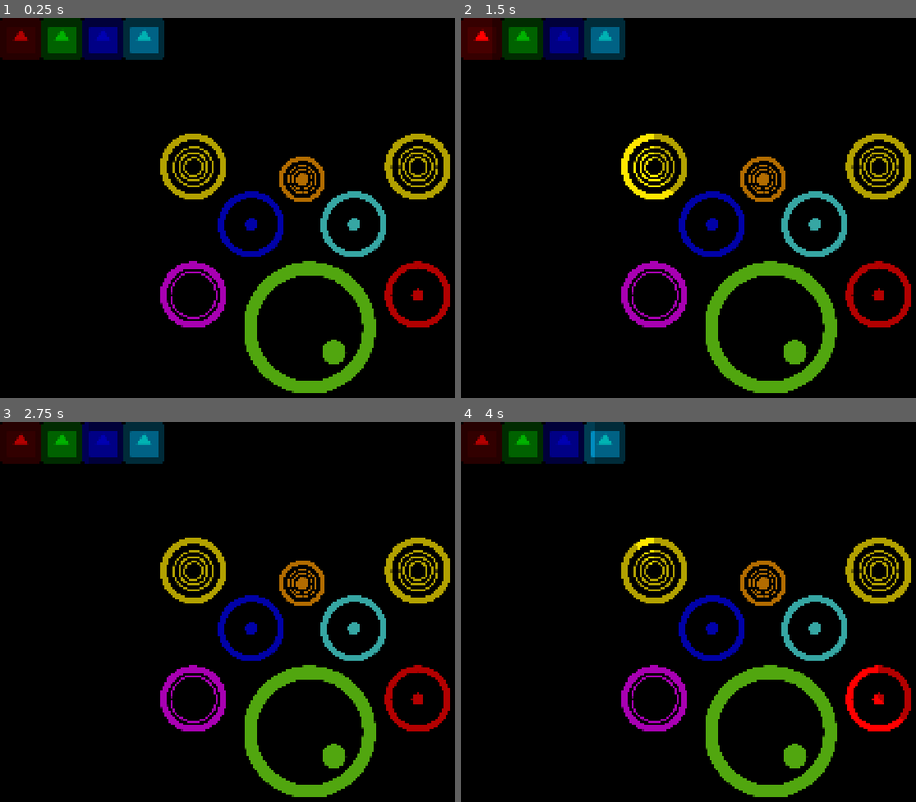
Above: before the commit, frames 1-4 (two rows, left to right).
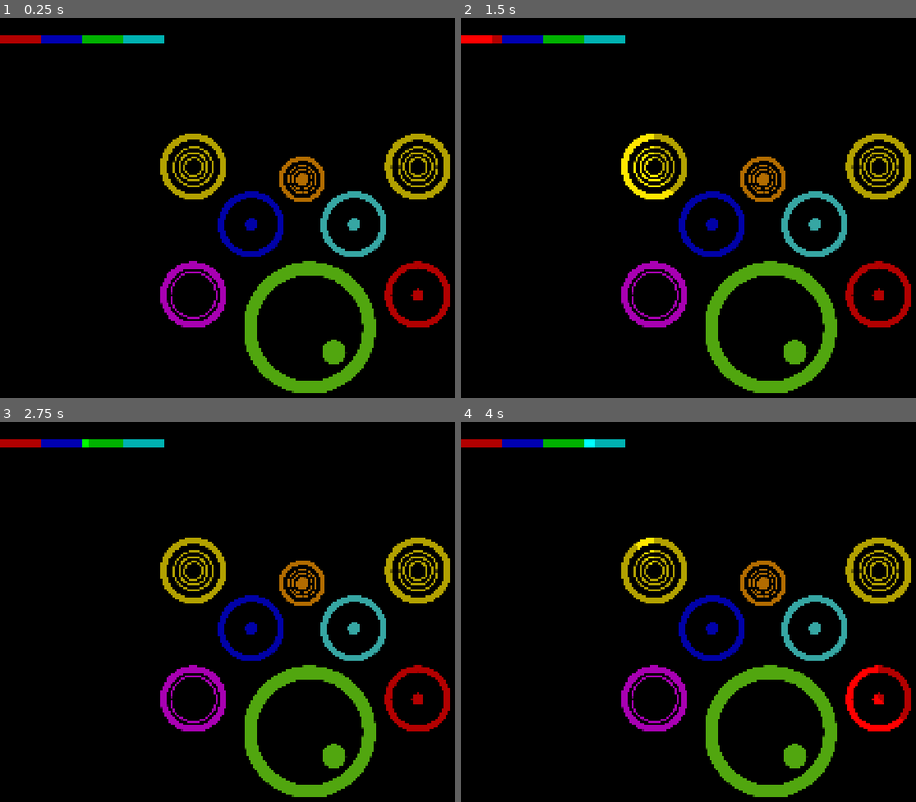
Above: after the commit, the same moments.

Repository: ccmorataya/gd_drum_machine
Game: Godot game, scene res://scenes/root.tscn
The game is run twice, just before and just after one commit, with the same random seed, the same clock (stepped at 60 frames per second) and the same inputs. The project has no main scene, so this scene is started directly. The engine's default icon, where the game draws it, is replaced by a stand-in: a white triangle on a blue panel in a dark square.
Inputs:
- Up to frame 1 (0.25 s): no input
- Up to frame 2 (1.5 s): tap Enter at 0.5 s; tap Space (bass) at 0.6 s; tap W (cowbell) at 0.8, 1.35 s; hold S from 1.28 s (still down)
- Up to frame 3 (2.75 s): tap E (cymbal_pedal) at 1.55, 2.1 s; release S at 2.03 s; tap I (heavy_kick) at 2.3 s
- Up to frame 4 (4 s): tap I (heavy_kick) at 2.85 s; tap O (roll) at 3.05, 3.6 s; hold S from 3.53 s (still down); tap K (snare) at 3.8 s

The runs differ from the first frame. In frame 1, 3.9% of the frame differs, in the area x 0-37%, y 0-12%; in frame 2, 3.9%; in frame 3, 3.9%; in frame 4, 3.9%.

Commit message:
Add bars for other instruments

Diff:
--- a/scenes/root.tscn
+++ b/scenes/root.tscn
@@ -8,7 +8,10 @@
 [ext_resource path="res://sprites/cymbal.svg" type="Texture" id=6]
 [ext_resource path="res://sprites/splash.svg" type="Texture" id=7]
 [ext_resource path="res://sprites/snare.svg" type="Texture" id=8]
-[ext_resource path="res://icon.png" type="Texture" id=9]
+[ext_resource path="res://sprites/bar_1_red.svg" type="Texture" id=9]
+[ext_resource path="res://sprites/bar_2_blue.svg" type="Texture" id=10]
+[ext_resource path="res://sprites/bar_3_green.svg" type="Texture" id=11]
+[ext_resource path="res://sprites/bar_4_cyan.svg" type="Texture" id=12]
 
 [node name="root" type="Node2D"]
 script = ExtResource( 1 )
@@ -94,37 +97,33 @@
 fill_mode = 5
 
 [node name="tp_cowbell" type="TextureProgress" parent="."]
-tint_under = Color( 1, 0, 0, 0.7 )
-tint_progress = Color( 1, 0, 0, 1 )
+tint_under = Color( 1, 1, 1, 0.7 )
 rect_position = Vector2( 0, 0 )
-rect_scale = Vector2( 1, 1 )
+rect_scale = Vector2( 0.0625, 0.0625 )
 texture_under = ExtResource( 9 )
 texture_progress = ExtResource( 9 )
 fill_mode = 0
 
 [node name="tp_cymbal_pedal" type="TextureProgress" parent="."]
-tint_under = Color( 0, 1, 0, 0.7 )
-tint_progress = Color( 0, 1, 0, 1 )
+tint_under = Color( 1, 1, 1, 0.7 )
 rect_position = Vector2( 64, 0 )
-rect_scale = Vector2( 1, 1 )
-texture_under = ExtResource( 9 )
-texture_progress = ExtResource( 9 )
+rect_scale = Vector2( 0.0625, 0.0625 )
+texture_under = ExtResource( 10 )
+texture_progress = ExtResource( 10 )
 fill_mode = 0
 
 [node name="tp_heavy_kick" type="TextureProgress" parent="."]
-tint_under = Color( 0, 0, 1, 0.7 )
-tint_progress = Color( 0, 0, 1, 1 )
+tint_under = Color( 1, 1, 1, 0.7 )
 rect_position = Vector2( 128, 0 )
-rect_scale = Vector2( 1, 1 )
-texture_under = ExtResource( 9 )
-texture_progress = ExtResource( 9 )
+rect_scale = Vector2( 0.0625, 0.0625 )
+texture_under = ExtResource( 11 )
+texture_progress = ExtResource( 11 )
 fill_mode = 0
 
 [node name="tp_roll" type="TextureProgress" parent="."]
-tint_under = Color( 0, 1, 1, 0.7 )
-tint_progress = Color( 0, 1, 1, 1 )
+tint_under = Color( 1, 1, 1, 0.7 )
 rect_position = Vector2( 192, 0 )
-rect_scale = Vector2( 1, 1 )
-texture_under = ExtResource( 9 )
-texture_progress = ExtResource( 9 )
+rect_scale = Vector2( 0.0625, 0.0625 )
+texture_under = ExtResource( 12 )
+texture_progress = ExtResource( 12 )
 fill_mode = 0
--- a/scripts/root.gd
+++ b/scripts/root.gd
@@ -147,8 +147,7 @@
 	tp_reference.max_value = ((instrument_array[0].get_length() if isHard else instrument_array[1].get_length()) * 100) - 20
 	# CM:: negative validation
 	tp_reference.max_value *= -1 if tp_reference.max_value <= -1 else (-10 if tp_reference.max_value > -1 and tp_reference.max_value < 0 else 1)
-	# CM:: positive validation
-	tp_reference.max_value += 1 if tp_reference.max_value < 2 else (-180 if tp_reference.max_value > 500 else 0)
+	tp_reference.max_value = clamp(tp_reference.max_value, 2, 400)
 	print(tp_reference.max_value)
 	tp_reference.value = tp_reference.max_value
 
--- /dev/null
+++ b/sprites/bar_1_red.svg
@@ -0,0 +1,19 @@
+<?xml version="1.0" encoding="UTF-8" standalone="no"?> <!-- Created with Vectornator for iOS (http://vectornator.io/) --><!DOCTYPE svg PUBLIC "-//W3C//DTD SVG 1.1//EN" "http://www.w3.org/Graphics/SVG/1.1/DTD/svg11.dtd">
+<svg style="fill-rule:evenodd;clip-rule:evenodd;stroke-linecap:round;stroke-linejoin:round;" xmlns:vectornator="http://vectornator.io" xmlns:xlink="http://www.w3.org/1999/xlink" xmlns="http://www.w3.org/2000/svg" xml:space="preserve" version="1.1" viewBox="0 0 1024 1024">
+<metadata>
+<vectornator:setting key="DisplayWhiteBackground" value="0"/>
+<vectornator:setting key="RulersVisible" value="1"/>
+<vectornator:setting key="SnapToEdges" value="0"/>
+<vectornator:setting key="Units" value="Pixels"/>
+<vectornator:setting key="DynamicGuides" value="1"/>
+<vectornator:setting key="SnapToPoints" value="0"/>
+<vectornator:setting key="SnapToGrid" value="0"/>
+<vectornator:setting key="SnapToGuides" value="1"/>
+<vectornator:setting key="ShowGrid" value="0"/>
+<vectornator:setting key="GridSpacing" value="36.00450134277344"/>
+</metadata>
+<defs/>
+<g id="Layer 1" vectornator:layerName="Layer 1">
+<path d="M58.0318+418.01L966.359+418.01C994.81+418.01+1017.87+433.127+1017.87+451.774L1017.87+572.226C1017.87+590.873+994.81+605.99+966.359+605.99L58.0318+605.99C29.5809+605.99+6.51692+590.873+6.51692+572.226L6.51692+451.774C6.51692+433.127+29.5809+418.01+58.0318+418.01Z" opacity="1" fill="#ff0000"/>
+</g>
+</svg>
--- /dev/null
+++ b/sprites/bar_2_blue.svg
@@ -0,0 +1,19 @@
+<?xml version="1.0" encoding="UTF-8" standalone="no"?> <!-- Created with Vectornator for iOS (http://vectornator.io/) --><!DOCTYPE svg PUBLIC "-//W3C//DTD SVG 1.1//EN" "http://www.w3.org/Graphics/SVG/1.1/DTD/svg11.dtd">
+<svg style="fill-rule:evenodd;clip-rule:evenodd;stroke-linecap:round;stroke-linejoin:round;" xmlns:vectornator="http://vectornator.io" xmlns:xlink="http://www.w3.org/1999/xlink" xmlns="http://www.w3.org/2000/svg" xml:space="preserve" version="1.1" viewBox="0 0 1024 1024">
+<metadata>
+<vectornator:setting key="DisplayWhiteBackground" value="0"/>
+<vectornator:setting key="RulersVisible" value="1"/>
+<vectornator:setting key="GridSpacing" value="36.00450134277344"/>
+<vectornator:setting key="Units" value="Pixels"/>
+<vectornator:setting key="DynamicGuides" value="1"/>
+<vectornator:setting key="SnapToPoints" value="0"/>
+<vectornator:setting key="SnapToGrid" value="0"/>
+<vectornator:setting key="SnapToGuides" value="1"/>
+<vectornator:setting key="ShowGrid" value="0"/>
+<vectornator:setting key="SnapToEdges" value="0"/>
+</metadata>
+<defs/>
+<g id="Layer 1" vectornator:layerName="Layer 1">
+<path d="M58.0318+418.01L966.359+418.01C994.81+418.01+1017.87+433.127+1017.87+451.774L1017.87+572.226C1017.87+590.873+994.81+605.99+966.359+605.99L58.0318+605.99C29.5809+605.99+6.51692+590.873+6.51692+572.226L6.51692+451.774C6.51692+433.127+29.5809+418.01+58.0318+418.01Z" opacity="1" fill="#0000ff"/>
+</g>
+</svg>
--- /dev/null
+++ b/sprites/bar_3_green.svg
@@ -0,0 +1,19 @@
+<?xml version="1.0" encoding="UTF-8" standalone="no"?> <!-- Created with Vectornator for iOS (http://vectornator.io/) --><!DOCTYPE svg PUBLIC "-//W3C//DTD SVG 1.1//EN" "http://www.w3.org/Graphics/SVG/1.1/DTD/svg11.dtd">
+<svg style="fill-rule:evenodd;clip-rule:evenodd;stroke-linecap:round;stroke-linejoin:round;" xmlns:vectornator="http://vectornator.io" xmlns:xlink="http://www.w3.org/1999/xlink" xmlns="http://www.w3.org/2000/svg" xml:space="preserve" version="1.1" viewBox="0 0 1024 1024">
+<metadata>
+<vectornator:setting key="DisplayWhiteBackground" value="0"/>
+<vectornator:setting key="RulersVisible" value="1"/>
+<vectornator:setting key="GridSpacing" value="36.00450134277344"/>
+<vectornator:setting key="Units" value="Pixels"/>
+<vectornator:setting key="DynamicGuides" value="1"/>
+<vectornator:setting key="SnapToPoints" value="0"/>
+<vectornator:setting key="SnapToGrid" value="0"/>
+<vectornator:setting key="SnapToGuides" value="1"/>
+<vectornator:setting key="ShowGrid" value="0"/>
+<vectornator:setting key="SnapToEdges" value="0"/>
+</metadata>
+<defs/>
+<g id="Layer 1" vectornator:layerName="Layer 1">
+<path d="M58.0318+418.01L966.359+418.01C994.81+418.01+1017.87+433.127+1017.87+451.774L1017.87+572.226C1017.87+590.873+994.81+605.99+966.359+605.99L58.0318+605.99C29.5809+605.99+6.51692+590.873+6.51692+572.226L6.51692+451.774C6.51692+433.127+29.5809+418.01+58.0318+418.01Z" opacity="1" fill="#00ff00"/>
+</g>
+</svg>
--- /dev/null
+++ b/sprites/bar_4_cyan.svg
@@ -0,0 +1,19 @@
+<?xml version="1.0" encoding="UTF-8" standalone="no"?> <!-- Created with Vectornator for iOS (http://vectornator.io/) --><!DOCTYPE svg PUBLIC "-//W3C//DTD SVG 1.1//EN" "http://www.w3.org/Graphics/SVG/1.1/DTD/svg11.dtd">
+<svg style="fill-rule:evenodd;clip-rule:evenodd;stroke-linecap:round;stroke-linejoin:round;" xmlns:vectornator="http://vectornator.io" xmlns:xlink="http://www.w3.org/1999/xlink" xmlns="http://www.w3.org/2000/svg" xml:space="preserve" version="1.1" viewBox="0 0 1024 1024">
+<metadata>
+<vectornator:setting key="DisplayWhiteBackground" value="0"/>
+<vectornator:setting key="RulersVisible" value="1"/>
+<vectornator:setting key="SnapToEdges" value="0"/>
+<vectornator:setting key="Units" value="Pixels"/>
+<vectornator:setting key="DynamicGuides" value="1"/>
+<vectornator:setting key="SnapToPoints" value="0"/>
+<vectornator:setting key="SnapToGrid" value="0"/>
+<vectornator:setting key="SnapToGuides" value="1"/>
+<vectornator:setting key="ShowGrid" value="0"/>
+<vectornator:setting key="GridSpacing" value="36.00450134277344"/>
+</metadata>
+<defs/>
+<g id="Layer 1" vectornator:layerName="Layer 1">
+<path d="M58.0318+418.01L966.359+418.01C994.81+418.01+1017.87+433.127+1017.87+451.774L1017.87+572.226C1017.87+590.873+994.81+605.99+966.359+605.99L58.0318+605.99C29.5809+605.99+6.51692+590.873+6.51692+572.226L6.51692+451.774C6.51692+433.127+29.5809+418.01+58.0318+418.01Z" opacity="1" fill="#00ffff"/>
+</g>
+</svg>
